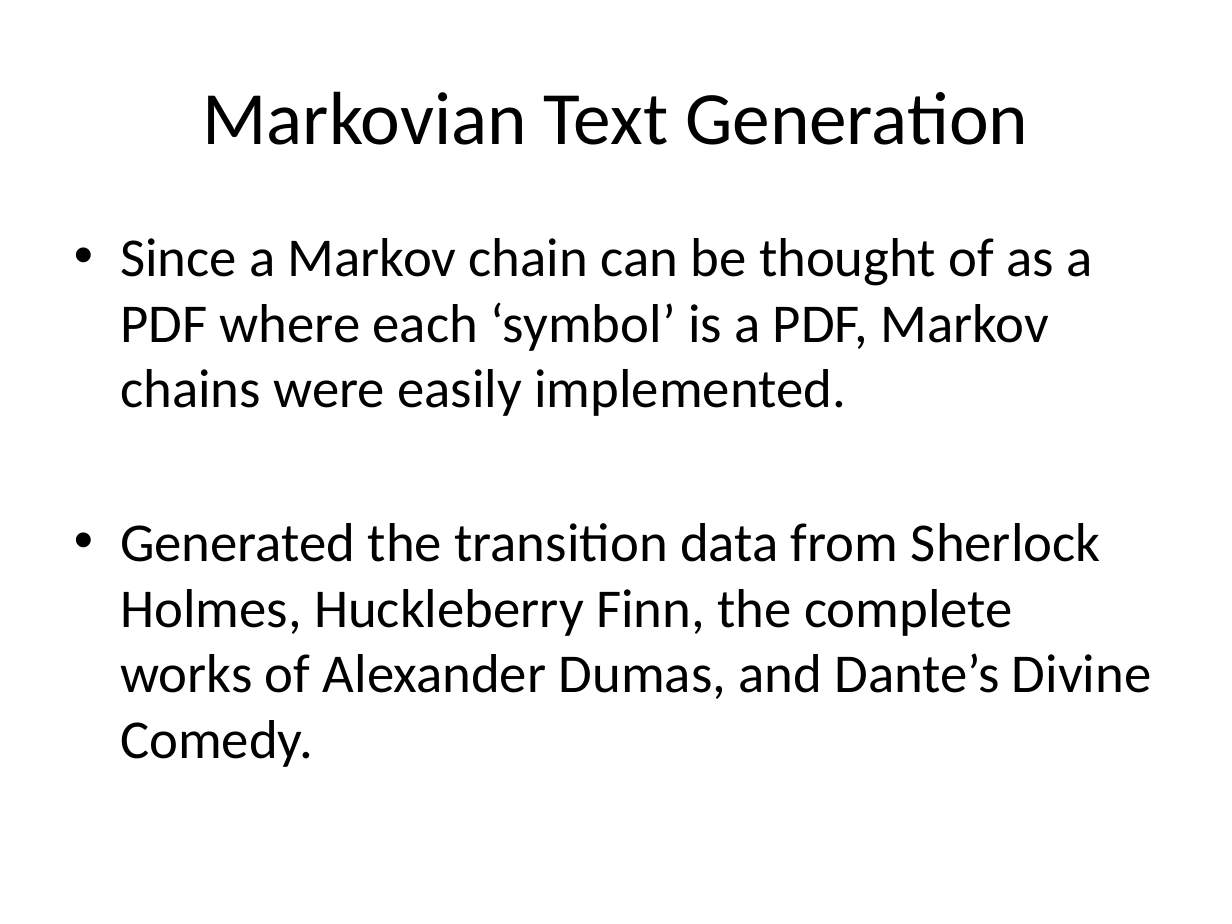
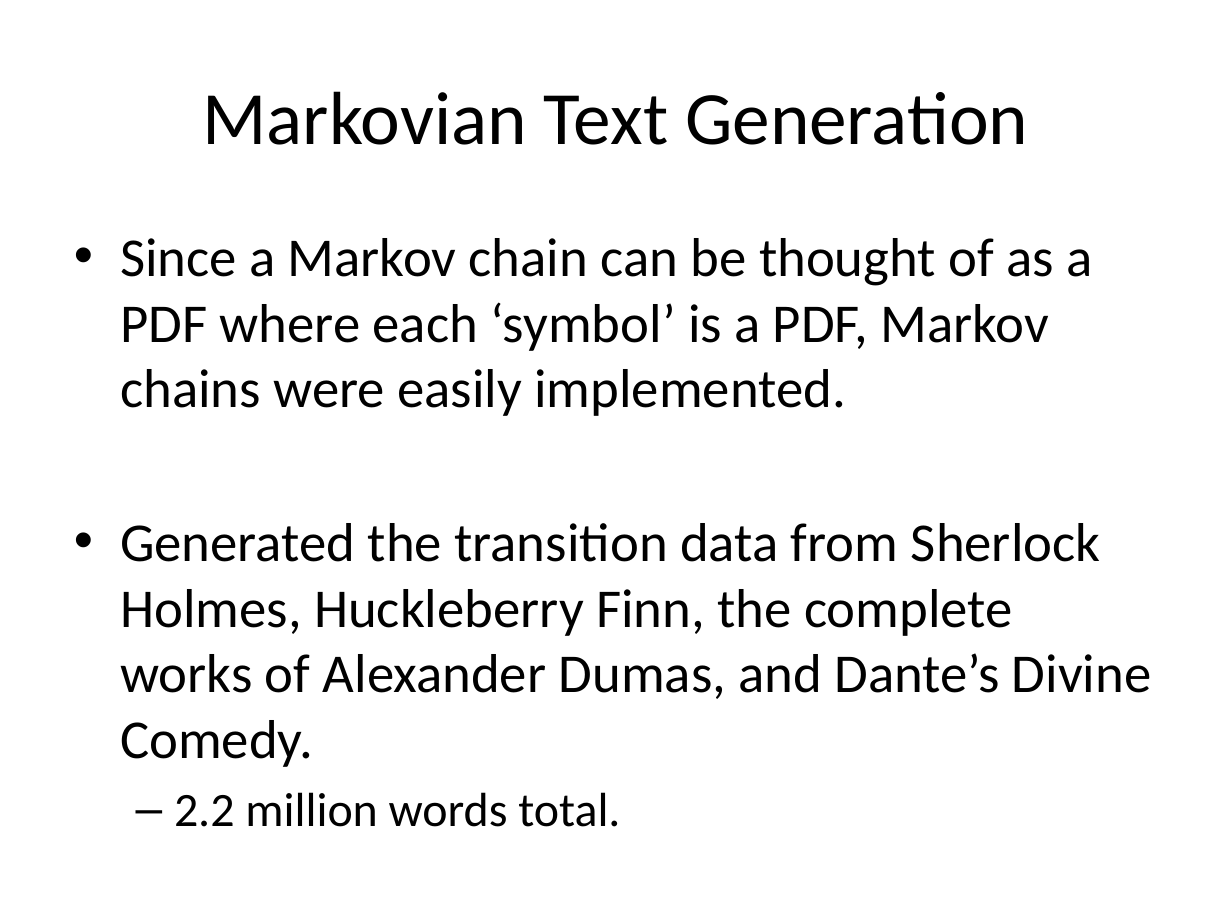
Before and after one commit to Riebart/MSc-Thesis, a slide deck: slide 16 of Probcode Presentation.pptx. Drawn at 1232x924 pixels with LibreOffice and Linux fonts; fonts in the diff are those of the drawing. Boxes give left, top, right and bottom in pixels: in the first picture for what was removed or moved away, otherwise in the second. Text is boxed around its words. In the diff, an @@ line names an element or a change of style, - is before the commit and + after.

```diff
--- a/Probcode Presentation.pptx
+++ b/Probcode Presentation.pptx
@@ text at [174, 792, 620, 827]: paragraph added @@
+  – 2.2 million words total.
```
Also in this commit, not shown: 4 other slides changed, 56 other files.
